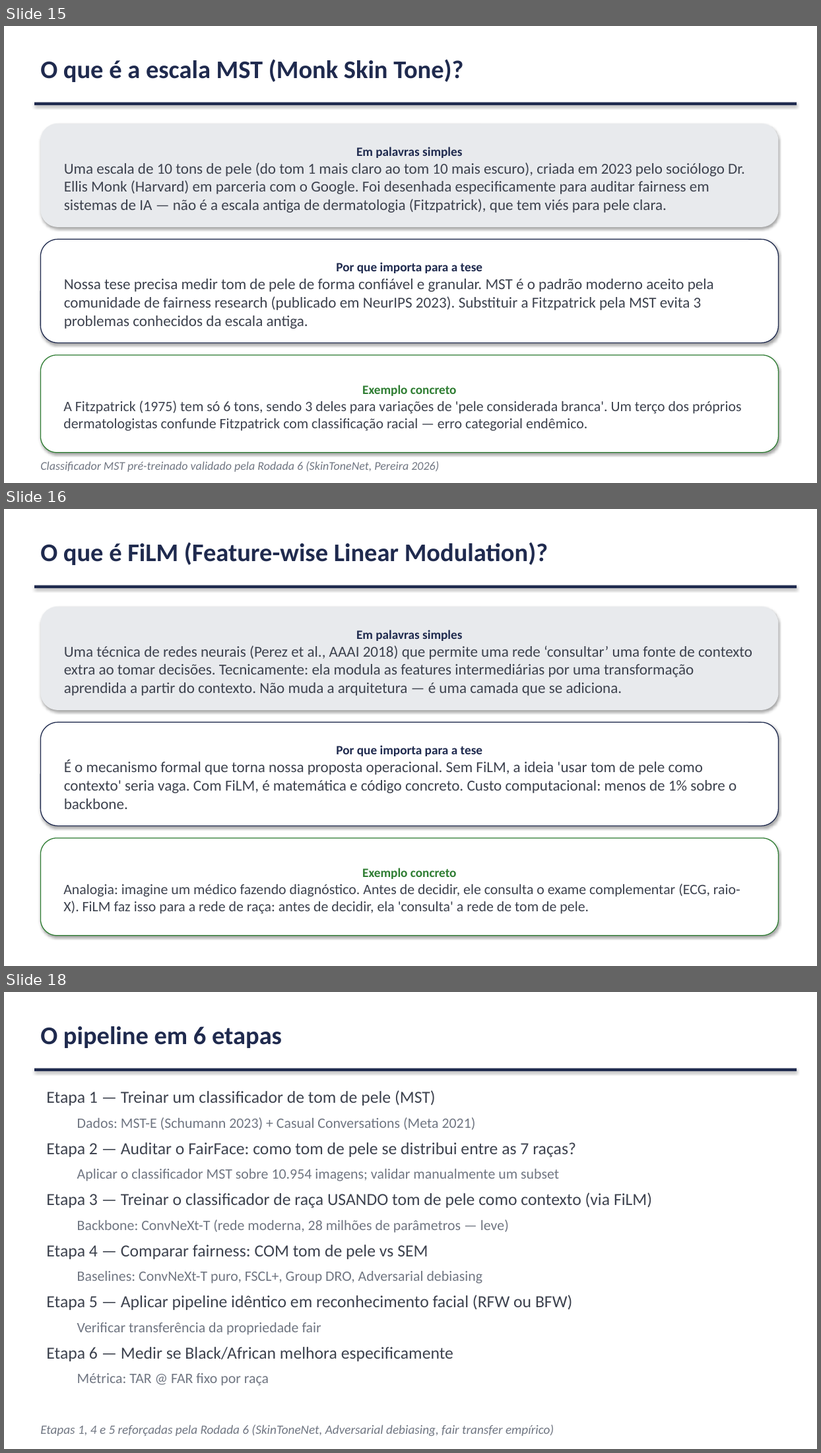
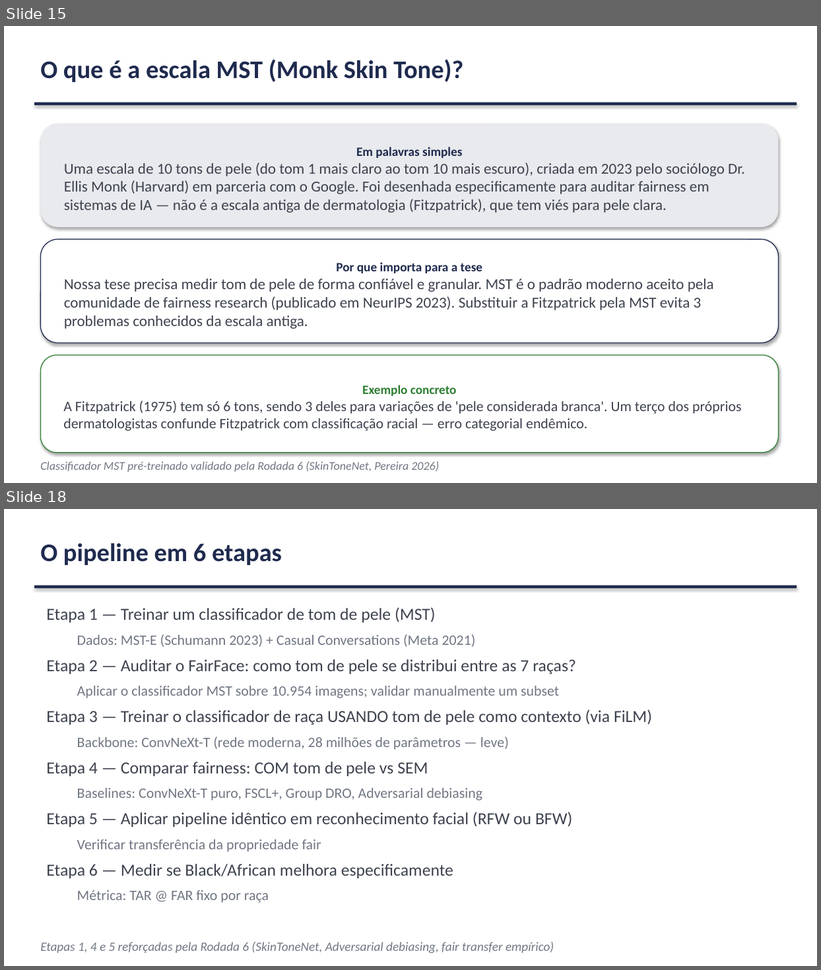
Before and after one commit to marcellozzetti/Facial-Recognition-Models-Mitigating-Bias, a slide deck: docs/ativo/material_reuniao_orientador_v3.2.1.pptx. Shown one above the other, each under a label of ours: slides 15, 16 and 18 before the commit, slides 15 and 18 after it; the slides between them are not shown. The pictures are 821x1453 and 821x970 pixels, drawn with LibreOffice and Linux fonts; fonts in the diff are those of the drawing. Boxes give left, top, right and bottom in pixels: in the first picture for what was removed or moved away, otherwise in the second. Text is boxed around its words. In the diff, an @@ line names an element or a change of style, - is before the commit and + after.

```diff
--- a/docs/ativo/material_reuniao_orientador_v3.2.1.pptx
+++ b/docs/ativo/material_reuniao_orientador_v3.2.1.pptx
@@ slide 16 removed at (4, 509, 817, 966), background #FFFFFF @@
@@ text removed at (40, 542, 548, 565) @@
-O que é FiLM (Feature-wise Linear Modulation)?
@@ rectangle removed at (34, 586, 797, 588) @@
@@ rounded rectangle removed at (40, 607, 779, 710) @@
-Em palavras simples
-Uma técnica de redes neurais (Perez et al., AAAI 2018) que permite uma rede ‘consultar’ uma fonte de contexto extra ao tomar decisões. Tecnicamente: ela modula as features intermediárias por uma transformação aprendida a partir do contexto. Não muda a arquitetura — é uma camada que se adiciona.
@@ rounded rectangle removed at (40, 722, 779, 826) @@
-Por que importa para a tese
-É o mecanismo formal que torna nossa proposta operacional. Sem FiLM, a ideia 'usar tom de pele como contexto' seria vaga. Com FiLM, é matemática e código concreto. Custo computacional: menos de 1% sobre o backbone.
@@ rounded rectangle removed at (40, 838, 779, 936) @@
-Exemplo concreto
-Analogia: imagine um médico fazendo diagnóstico. Antes de decidir, ele consulta o exame complementar (ECG, raio-X). FiLM faz isso para a rede de raça: antes de decidir, ela 'consulta' a rede de tom de pele.
```
Also in this commit, not shown: 3 slides changed, 2 slides added, 1 other slide removed, 1 other file.
